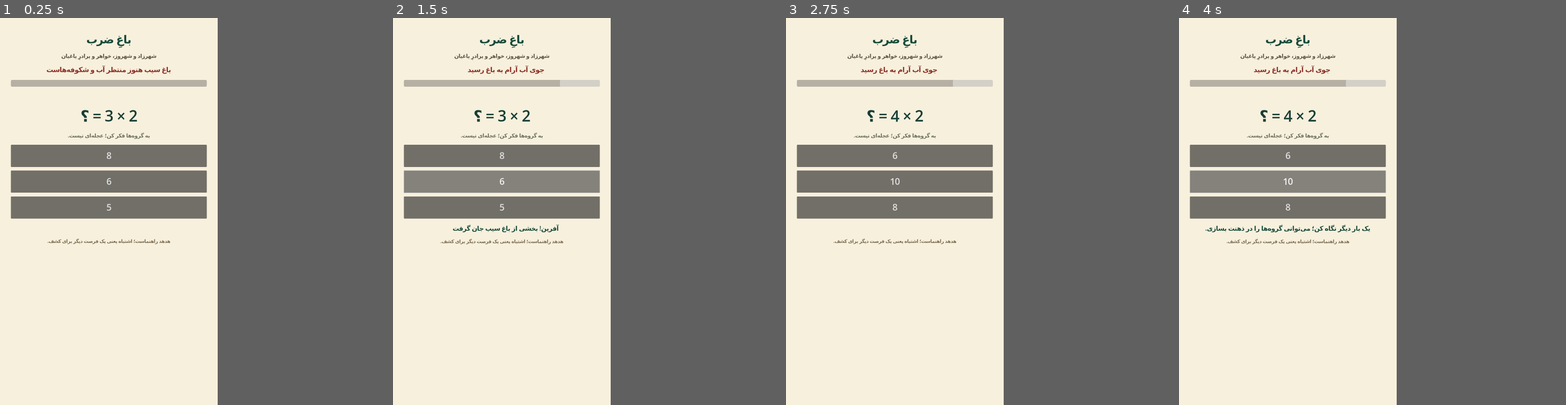
Above: before the commit, frames 1-4 (left to right).
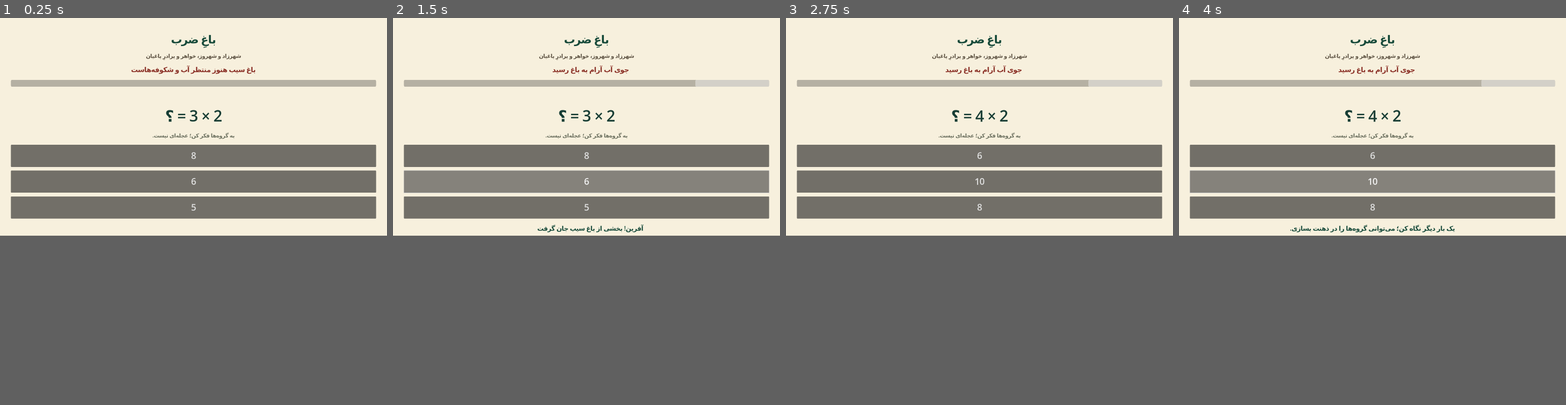
Above: after the commit, the same moments.

Repository: tedmac080-rgb/bagh-zarb
Game: Godot game, scene res://scenes/main.tscn
Same seed, same stepped clock (60 frames per second), same inputs: the game is played once before the commit and once after it.
Inputs:
- Up to frame 1 (0.25 s): no input
- Up to frame 2 (1.5 s): click "8" at 0.5 s; click "6" at 1.25 s
- Up to frame 3 (2.75 s): click "5" at 2 s
- Up to frame 4 (4 s): click "6" at 2.75 s; click "10" at 3.5 s
The window is 450x800 before the commit and 800x450 after it. Grey fills any space a smaller window leaves; there, only what the larger window draws over its background counts as a difference.

The runs differ from the first frame. In frame 1, 9.8% of the frame differs, in the area x 12-98%, y 4-59%; in frame 2, 10%; in frame 3, 9.9%; in frame 4, 10%, in the area x 6-98%, y 4-59%.

Commit message:
fix: enable Android ETC2/ASTC import and restore landscape layout

Diff:
--- a/project.godot
+++ b/project.godot
@@ -8,14 +8,15 @@
 config/icon="res://icon.svg"
 
 [display]
-window/size/viewport_width=1080
-window/size/viewport_height=1920
-window/size/window_width_override=540
-window/size/window_height_override=960
+window/size/viewport_width=1920
+window/size/viewport_height=1080
+window/size/window_width_override=960
+window/size/window_height_override=540
 window/stretch/mode="canvas_items"
-window/handheld/orientation=1
+window/handheld/orientation=0
 
 [rendering]
+textures/vram_compression/import_etc2_astc=true
 renderer/rendering_method="gl_compatibility"
 renderer/rendering_method.mobile="gl_compatibility"
 textures/default_filters/use_nearest_mipmap_filter=false
